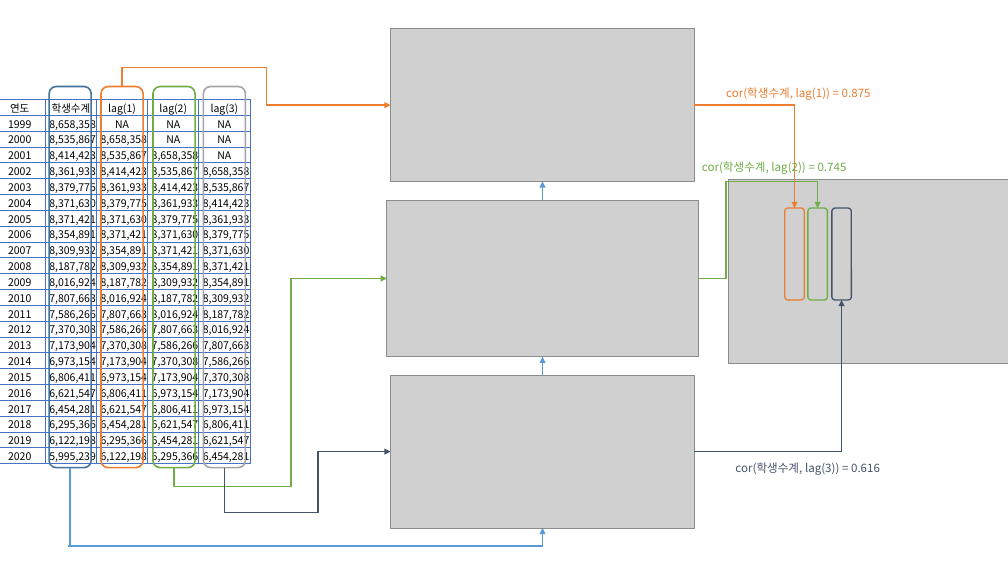
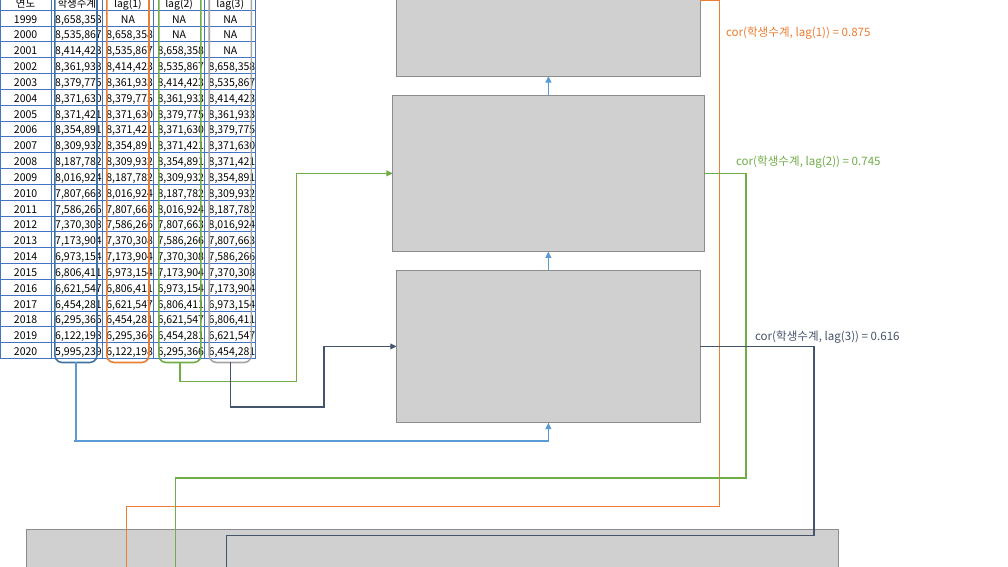
Before and after one commit to 2stndard/concept-of-time-series, a slide deck: slide 9 of 프레젠테이션1.pptx. Drawn at 1008x567 pixels with LibreOffice and Linux fonts; fonts in the diff are those of the drawing; grey boxes stand for pictures. Boxes give left, top, right and bottom in pixels: in the first picture for what was removed or moved away, otherwise in the second. Text is boxed around its words. In the diff, an @@ line names an element or a change of style, - is before the commit and + after.

```diff
--- a/프레젠테이션1.pptx
+++ b/프레젠테이션1.pptx
@@ elbow arrow moved from (695, 105) - (795, 208) to (700, 0) - (127, 567) @@
@@ text "cor(학생수계, lag(1)) = 0.875": place and size @@
-text "cor(학생수계, lag(1)) = 0.875" at (726, 87, 871, 100)
+text "cor(학생수계, lag(1)) = 0.875" at (726, 26, 871, 39)
@@ elbow arrow removed from (123, 86) to (391, 105) @@
@@ elbow arrow moved from (699, 278) - (818, 208) to (704, 173) - (175, 567) @@
@@ text "cor(학생수계, lag(2)) = 0.745": place and size @@
-text "cor(학생수계, lag(2)) = 0.745" at (702, 159, 847, 175)
+text "cor(학생수계, lag(2)) = 0.745" at (736, 155, 881, 168)
@@ rounded rectangle removed at (785, 208, 805, 300) @@
@@ rounded rectangle removed at (808, 208, 828, 300) @@
@@ rounded rectangle removed at (832, 208, 851, 300) @@
@@ text "cor(학생수계, lag(3)) = 0.616": place and size @@
-text "cor(학생수계, lag(3)) = 0.616" at (735, 462, 880, 475)
+text "cor(학생수계, lag(3)) = 0.616" at (755, 330, 900, 343)
@@ elbow arrow moved from (695, 451) - (842, 300) to (700, 346) - (226, 567) @@
@@ 5 elbow arrows, 4 rounded rectangles, 3 pictures, 1 table: place and size @@
-5 elbow arrows, 4 rounded rectangles, 3 pictures, 1 table at (0, 29, 699, 547)
+5 elbow arrows, 4 rounded rectangles, 3 pictures, 1 table at (0, 0, 704, 442)
@@ picture: place and size @@
-picture at (728, 179, 1008, 364)
+picture at (26, 529, 839, 567)
```
Also in this commit, not shown: 1 slide added, 26 other files.
